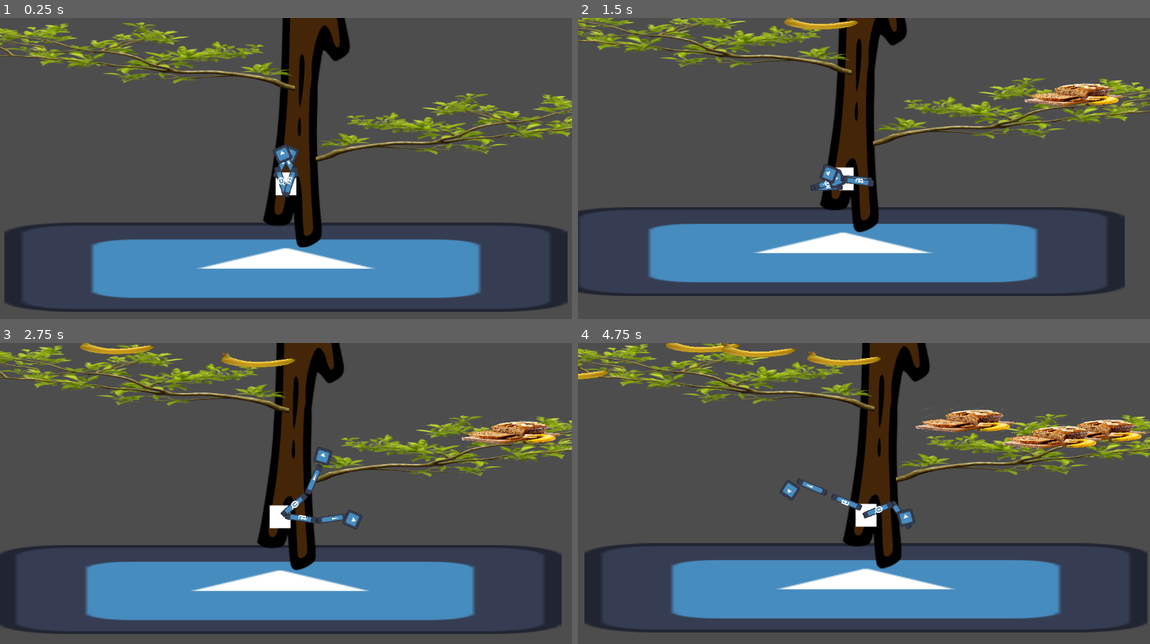
Above: before the commit, frames 1-4 (two rows, left to right).
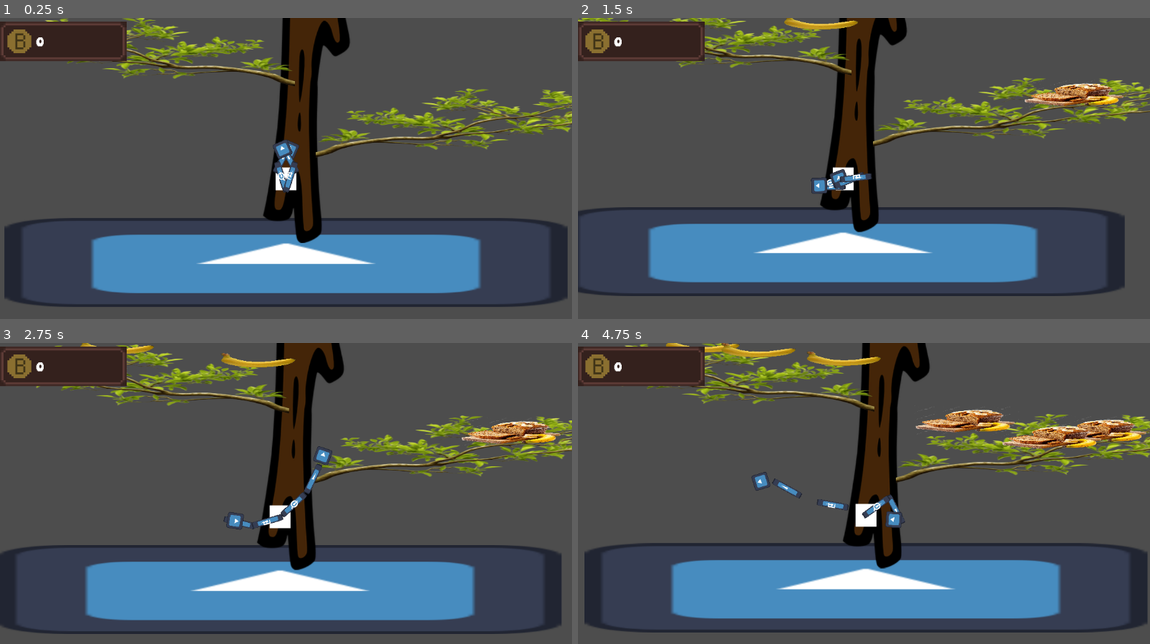
Above: after the commit, the same moments.

Repository: xjalder/banana-bar-bistro
Game: Godot game, scene res://logic/main.tscn
Same seed, same stepped clock (60 frames per second), same inputs: the game is played once before the commit and once after it. Before the commit the project starts from res://map/map.tscn. The engine's default icon, where the game draws it, is replaced by a stand-in: a white triangle on a blue panel in a dark square.
Inputs (mouse positions are in pixels of both pictures, inside the frame that each line leads up to):
- Up to frame 1 (0.25 s): no input
- Up to frame 2 (1.5 s): move the mouse to (989, 162) at 0.52 s; hold E (right_arm) 0.53-1.28 s; hold S (crouch) 0.53-1.28 s; tap M (spawn_monkey) at 0.8, 1.35 s; move the mouse to (749, 195) at 1.27 s; hold Q (left_arm) from 1.28 s (still down)
- Up to frame 3 (2.75 s): tap S (crouch) at 1.55 s; move the mouse to (343, 433) at 2.02 s; release Q (left_arm) at 2.03 s; hold E (right_arm) from 2.03 s (still down); hold S (crouch) from 2.03 s (still down); tap M (spawn_monkey) at 2.3 s
- Up to frame 4 (4.75 s): move the mouse to (835, 568) at 2.77 s; release S (crouch) at 2.78 s; tap M (spawn_monkey) at 2.85, 3.8, 4.35 s; tap S (crouch) at 3.05, 4.55 s; move the mouse to (1035, 550) at 3.52 s; release E (right_arm) at 3.53 s; hold S (crouch) 3.53-4.28 s; hold Q (left_arm) from 3.53 s (still down); tap P (pause) at 4.15 s; move the mouse to (692, 454) at 4.27 s

The runs differ from the first frame. In frame 1, 18% of the frame differs, in the area x 0-100%, y 0-98%; in frame 2, 3.3%; in frame 3, 3.4%; in frame 4, 3.6%.

Commit message:
Big cleanup

Diff:
--- a/logic/main.gd
+++ /dev/null
@@ -1,4 +0,0 @@
-extends Node2D
-# Called when the node enters the scene tree for the first time.
-func _ready() -> void:
-		curr_lv = Level.LV1
--- a/logic/main.tscn
+++ b/logic/main.tscn
@@ -1,7 +1,18 @@
 [gd_scene format=3 uid="uid://dccwjy27hoe3j"]
 
 [ext_resource type="PackedScene" uid="uid://cvok5ewpyc0k6" path="res://map/map.tscn" id="1_uakhj"]
+[ext_resource type="Script" uid="uid://cokvl7womi7xx" path="res://logic/day_manager.gd" id="2_ki0ac"]
+[ext_resource type="Script" uid="uid://dqijv4j5x432j" path="res://logic/game_manager.gd" id="3_aamnr"]
+[ext_resource type="PackedScene" uid="uid://c2bu7gqw8rbso" path="res://player/player.tscn" id="8_b2foh"]
 
 [node name="Main" type="Node" unique_id=738397567]
 
 [node name="Map" parent="." unique_id=1327460236 instance=ExtResource("1_uakhj")]
+
+[node name="DayManager" type="Node" parent="." unique_id=774640411]
+script = ExtResource("2_ki0ac")
+
+[node name="GameManager" type="Node" parent="." unique_id=289629940]
+script = ExtResource("3_aamnr")
+
+[node name="Player" parent="." unique_id=1042275332 instance=ExtResource("8_b2foh")]
--- a/logic/main2.tscn
+++ /dev/null
@@ -1,33 +0,0 @@
-[gd_scene format=3 uid="uid://2hq4oa2dnoad"]
-
-[ext_resource type="Script" uid="uid://cokvl7womi7xx" path="res://logic/day_manager.gd" id="2_eakso"]
-[ext_resource type="PackedScene" uid="uid://nveywkkxaysn" path="res://map/map2.tscn" id="3_6ayjo"]
-[ext_resource type="Script" uid="uid://3n7eidi5q0gd" path="res://logic/game_manager.gd" id="3_eakso"]
-[ext_resource type="Script" uid="uid://c2u3kt0oug3lv" path="res://logic/map_manager.gd" id="4_bwq6h"]
-[ext_resource type="PackedScene" uid="uid://cpytfc87fdm8u" path="res://ui/orderCard.tscn" id="6_6ayjo"]
-[ext_resource type="PackedScene" uid="uid://caini1s7nis7r" path="res://ui/money.tscn" id="6_bwq6h"]
-[ext_resource type="PackedScene" uid="uid://e73ewxlcxswc" path="res://ui/pause_screen.tscn" id="7_j2q5j"]
-[ext_resource type="PackedScene" uid="uid://b77piyew4gukw" path="res://ui/buy_screen.tscn" id="8_j2q5j"]
-
-[node name="Main" type="Node2D" unique_id=955582176]
-
-[node name="DayManager" type="Node" parent="." unique_id=1217986358]
-script = ExtResource("2_eakso")
-
-[node name="GameManager" type="Node" parent="." unique_id=788481745]
-script = ExtResource("3_eakso")
-
-[node name="MapManager" parent="." unique_id=1741551779 instance=ExtResource("3_6ayjo")]
-script = ExtResource("4_bwq6h")
-
-[node name="UI" type="CanvasLayer" parent="." unique_id=701090034]
-
-[node name="Orders" parent="UI" unique_id=1990255410 instance=ExtResource("6_6ayjo")]
-
-[node name="Money" parent="UI" unique_id=478792395 instance=ExtResource("6_bwq6h")]
-
-[node name="PauseScreen" parent="UI" unique_id=1101154008 instance=ExtResource("7_j2q5j")]
-
-[node name="BuyScreen" parent="UI" unique_id=416333969 instance=ExtResource("8_j2q5j")]
-
-[node name="AnimationPlayer" type="AnimationPlayer" parent="." unique_id=445362657]
--- a/logic/map_manager.gd
+++ /dev/null
@@ -1,21 +0,0 @@
-extends Node2D
-
-signal load_completed(completed: bool)
-var completed : bool = false
-
-func _load_map()->void:
-
-
-	completed = true
-	load_completed.emit()
-
-
-
-
-# Called when the node enters the scene tree for the first time.
-func _ready() -> void:
-	DayManager.connect(_load_map())
-
-
-# Called every frame. 'delta' is the elapsed time since the previous frame.
-func _process(delta: float) -> void:
--- a/map/map.tscn
+++ b/map/map.tscn
@@ -1,7 +1,5 @@
 [gd_scene format=3 uid="uid://cvok5ewpyc0k6"]
 
-[ext_resource type="PackedScene" uid="uid://cteheyqwjxrx8" path="res://map/banana hut/BananaHut.tscn" id="1_7lyie"]
-[ext_resource type="PackedScene" uid="uid://c2bu7gqw8rbso" path="res://player/player.tscn" id="1_kffv2"]
 [ext_resource type="Texture2D" uid="uid://bw52m2ogcluy7" path="res://icon.svg" id="2_7lyie"]
 [ext_resource type="PackedScene" uid="uid://c5d5sejcrnet8" path="res://map/tree.tscn" id="3_7lyie"]
 
@@ -9,10 +7,6 @@
 size = Vector2(20.946732, 29.903465)
 
 [node name="Map" type="Node2D" unique_id=1327460236]
-
-[node name="Player" parent="." unique_id=1042275332 instance=ExtResource("1_kffv2")]
-z_index = 1
-walkspeed = 40.0
 
 [node name="Floor" type="StaticBody2D" parent="." unique_id=1716734742]
 position = Vector2(0, 366)
--- a/map/map2.tscn
+++ /dev/null
@@ -1,3 +0,0 @@
-[gd_scene format=3 uid="uid://nveywkkxaysn"]
-
-[node name="Map" type="Node2D" unique_id=1741551779]
--- a/map/platform.gd
+++ b/map/platform.gd
@@ -56,5 +56,5 @@
 
 	if event.is_action_released("crouch"):
 		crouching = false
-		if not grappling and not queued_collision:
+		if not grappling:
 			_enable_collision()
--- a/map/tree.tscn
+++ b/map/tree.tscn
@@ -58,6 +58,3 @@
 position = Vector2(-1431.6161, -150.5)
 rotation = 3.1415927
 scale = Vector2(22.5, -0.5)
-
-[node name="Camera2D" type="Camera2D" parent="." unique_id=528101459]
-zoom = Vector2(0.05, 0.05)
--- a/player/player.tscn
+++ b/player/player.tscn
@@ -4,6 +4,10 @@
 [ext_resource type="Script" uid="uid://2sop8jeytx05" path="res://player/player.gd" id="1_yw30f"]
 [ext_resource type="Script" uid="uid://cf64h7p18bjq" path="res://player/camera.gd" id="2_g1dw6"]
 [ext_resource type="PackedScene" uid="uid://nvmw36h1tqir" path="res://player/arm.tscn" id="2_yw30f"]
+[ext_resource type="PackedScene" uid="uid://b77piyew4gukw" path="res://ui/buy_screen.tscn" id="4_rgyib"]
+[ext_resource type="PackedScene" uid="uid://e73ewxlcxswc" path="res://ui/pause_screen.tscn" id="5_hg6s5"]
+[ext_resource type="PackedScene" uid="uid://cpytfc87fdm8u" path="res://ui/order_card.tscn" id="6_8t03j"]
+[ext_resource type="PackedScene" uid="uid://caini1s7nis7r" path="res://ui/money.tscn" id="7_2ieo8"]
 
 [sub_resource type="Gradient" id="Gradient_ig7tw"]
 offsets = PackedFloat32Array(0, 0.012345679)
@@ -36,10 +40,24 @@
 position = Vector2(1.5, 1.5)
 shape = SubResource("RectangleShape2D_0xm2m")
 
-[node name="Camera2D" type="Camera2D" parent="Body" unique_id=1559137683]
+[node name="Camera2D" type="Camera2D" parent="Body" unique_id=1238034262]
 zoom = Vector2(0.5, 0.5)
-position_smoothing_enabled = true
 script = ExtResource("2_g1dw6")
+
+[node name="CanvasLayer" type="CanvasLayer" parent="Body/Camera2D" unique_id=976656624]
+
+[node name="BuyScreen" parent="Body/Camera2D/CanvasLayer" unique_id=416333969 instance=ExtResource("4_rgyib")]
+visible = false
+position = Vector2(687, 324)
+
+[node name="PauseScreen" parent="Body/Camera2D/CanvasLayer" unique_id=1101154008 instance=ExtResource("5_hg6s5")]
+visible = false
+
+[node name="Orders" parent="Body/Camera2D/CanvasLayer" unique_id=1990255410 instance=ExtResource("6_8t03j")]
+visible = false
+
+[node name="Money" parent="Body/Camera2D/CanvasLayer" unique_id=478792395 instance=ExtResource("7_2ieo8")]
+position = Vector2(127, 47)
 
 [node name="LeftArm" parent="." unique_id=2147052751 instance=ExtResource("2_yw30f")]
 position = Vector2(-5, -60)
--- a/project.godot
+++ b/project.godot
@@ -11,7 +11,7 @@
 [application]
 
 config/name="Banana-Bar_Bistro"
-run/main_scene="uid://cvok5ewpyc0k6"
+run/main_scene="uid://dccwjy27hoe3j"
 config/features=PackedStringArray("4.6", "Forward Plus")
 config/icon="res://icon.svg"
 
@@ -52,14 +52,14 @@
 "events": [Object(InputEventKey,"resource_local_to_scene":false,"resource_name":"","device":0,"window_id":0,"alt_presse …(189 unchanged characters)…
 ]
 }
+spawn_monkey={
+"deadzone": 0.2,
+"events": [Object(InputEventKey,"resource_local_to_scene":false,"resource_name":"","device":0,"window_id":0,"alt_pressed":false,"shift_pressed":false,"ctrl_pressed":false,"meta_pressed":false,"pressed":false,"keycode":0,"physical_keycode":77,"key_label":0,"unicode":0,"location":0,"echo":false,"script":null)
+]
+}
 jump={
 "deadzone": 0.2,
 "events": [Object(InputEventKey,"resource_local_to_scene":false,"resource_name":"","device":0,"window_id":0,"alt_presse …(189 unchanged characters)…
-]
-}
-spawn_monkey={
-"deadzone": 0.2,
-"events": [Object(InputEventKey,"resource_local_to_scene":false,"resource_name":"","device":0,"window_id":0,"alt_pressed":false,"shift_pressed":false,"ctrl_pressed":false,"meta_pressed":false,"pressed":false,"keycode":0,"physical_keycode":77,"key_label":0,"unicode":0,"location":0,"echo":false,"script":null)
 ]
 }
 pause={
--- a/ui/buy_screen.tscn
+++ b/ui/buy_screen.tscn
@@ -1,11 +1,11 @@
 [gd_scene format=3 uid="uid://b77piyew4gukw"]
 
 [ext_resource type="Script" uid="uid://e6fw7mmqkpep" path="res://logic/buy_screen.gd" id="1_6s6f3"]
-[ext_resource type="Texture2D" uid="uid://ntkdcck5cq4g" path="res://assets/Upgrades/brown.png" id="2_sx2df"]
-[ext_resource type="Texture2D" uid="uid://8ybhbxhdmfll" path="res://assets/Food/BananaSmoothieSlim.png" id="2_wxqgv"]
+[ext_resource type="Texture2D" uid="uid://ntkdcck5cq4g" path="res://assets/upgrades/brown.png" id="2_sx2df"]
+[ext_resource type="Texture2D" uid="uid://8ybhbxhdmfll" path="res://assets/food/BananaSmoothieSlim.png" id="2_wxqgv"]
 [ext_resource type="Script" uid="uid://bghaag3paxmbh" path="res://ui/item_one.gd" id="3_uffs1"]
-[ext_resource type="Texture2D" uid="uid://cfb2gmkfjbjra" path="res://assets/Upgrades/green.png" id="4_wixkr"]
-[ext_resource type="Texture2D" uid="uid://c5uwrv8kcvdud" path="res://assets/Upgrades/red.png" id="5_brqxh"]
+[ext_resource type="Texture2D" uid="uid://cfb2gmkfjbjra" path="res://assets/upgrades/green.png" id="4_wixkr"]
+[ext_resource type="Texture2D" uid="uid://c5uwrv8kcvdud" path="res://assets/upgrades/red.png" id="5_brqxh"]
 
 [sub_resource type="SpriteFrames" id="SpriteFrames_6s6f3"]
 animations = [{
--- a/ui/money.tscn
+++ b/ui/money.tscn
@@ -2,7 +2,7 @@
 
 [ext_resource type="Script" uid="uid://bb2so563yungx" path="res://ui/money_card.gd" id="1_y03t3"]
 [ext_resource type="Texture2D" uid="uid://ly8fwpkh3yq8" path="res://assets/MoneyTab.png" id="2_4t7a2"]
-[ext_resource type="FontFile" uid="uid://bhjumwa63yq50" path="res://assets/Fonts/daydream_3/Daydream DEMO.otf" id="3_76ihj"]
+[ext_resource type="FontFile" uid="uid://bhjumwa63yq50" path="res://assets/fonts/daydream_3/Daydream DEMO.otf" id="3_76ihj"]
 
 [node name="Money" type="Node2D" unique_id=478792395]
 script = ExtResource("1_y03t3")
@@ -18,5 +18,3 @@
 theme_override_fonts/font = ExtResource("3_76ihj")
 theme_override_font_sizes/font_size = 16
 text = "Banna"
-
-[node name="Camera2D" type="Camera2D" parent="." unique_id=2075643131]
Renamed: assets/Fonts/daydream_3/Daydream DEMO.otf -> assets/fonts/daydream_3/Daydream DEMO.otf
Not shown, changed: assets/fonts/daydream_3/Daydream DEMO.otf.import
Renamed: assets/Food/BananaSmoothieSlim.png -> assets/food/BananaSmoothieSlim.png
Not shown, changed: assets/food/BananaSmoothieSlim.png.import
Not shown, removed: assets/text.txt
Renamed: assets/Upgrades/brown.png -> assets/upgrades/brown.png
Not shown, changed: assets/upgrades/brown.png.import
Renamed: assets/Upgrades/green.png -> assets/upgrades/green.png
Not shown, changed: assets/upgrades/green.png.import
Renamed: assets/Upgrades/red.png -> assets/upgrades/red.png
Not shown, changed: assets/upgrades/red.png.import
Not shown, removed: logic/main.gd.uid
(and 8 more such lines)
